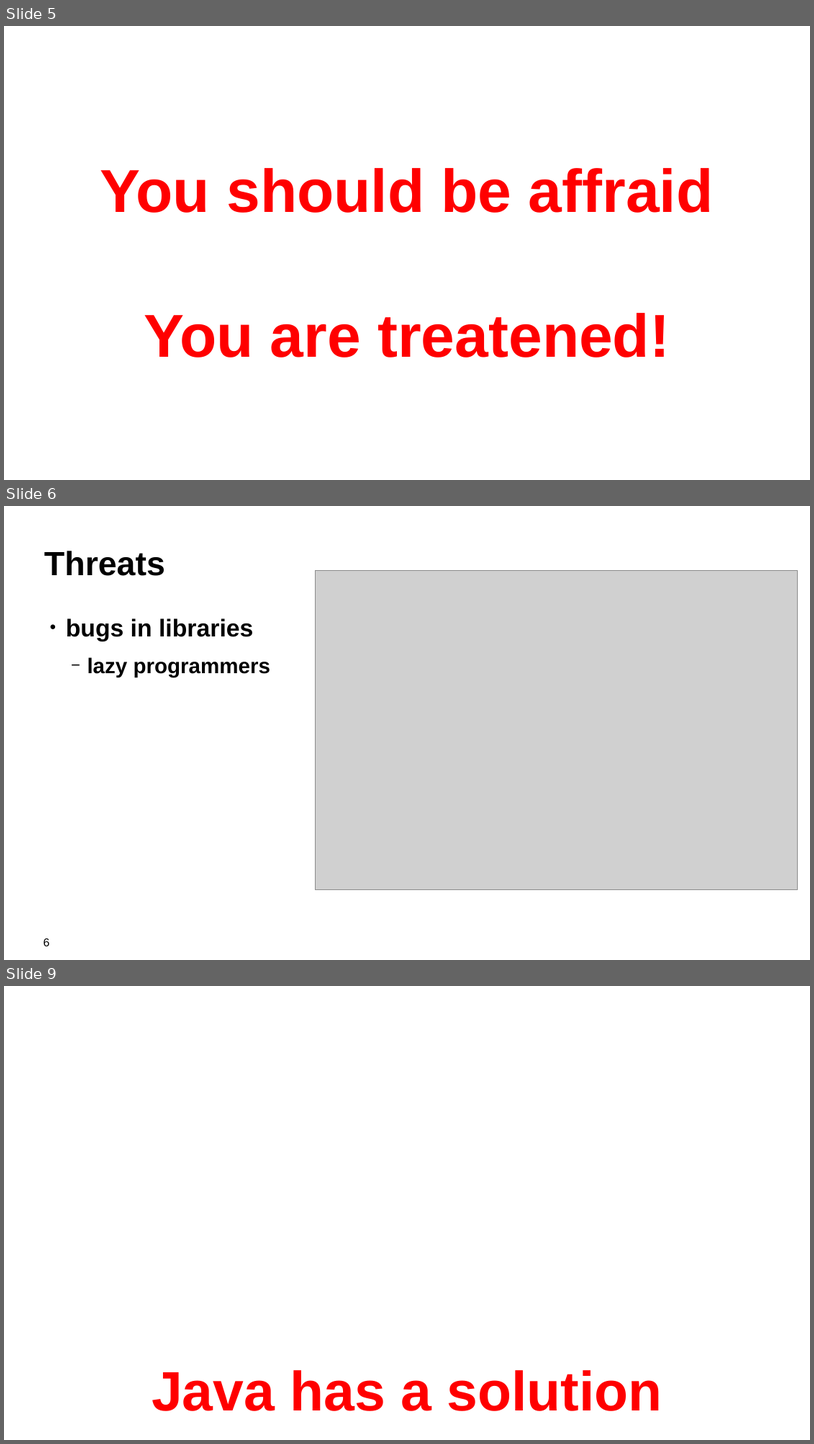
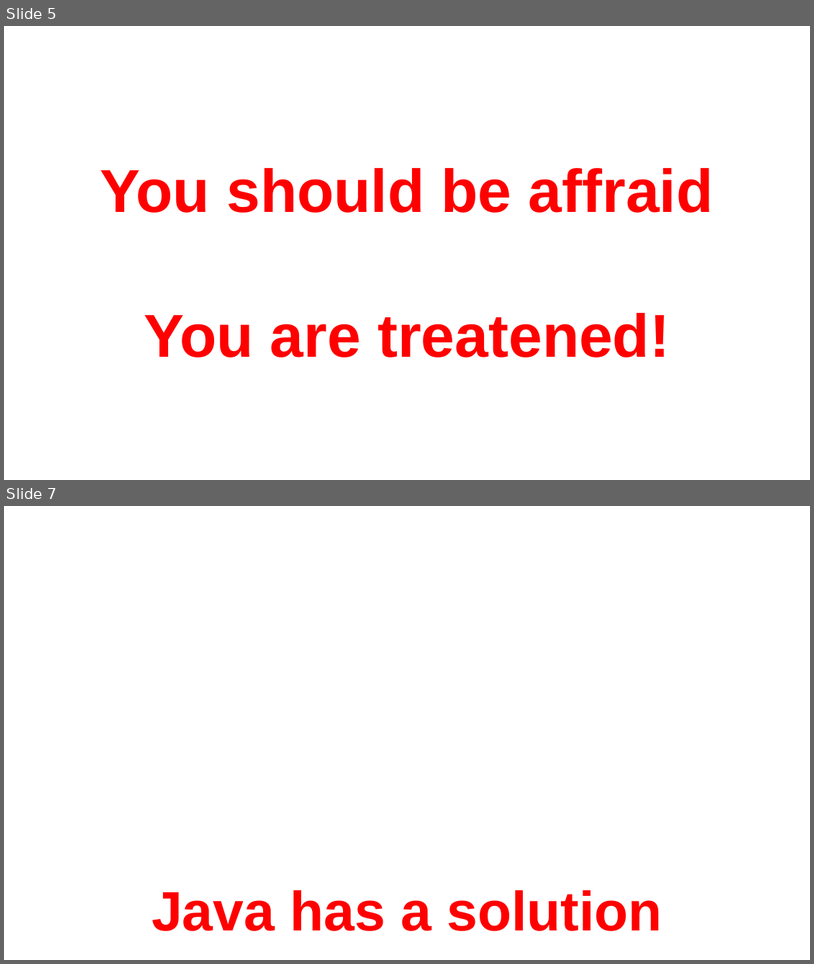
Before and after one commit to kwart/presentations, a slide deck: sec-man-reloaded.odp. Shown one above the other, each under a label of ours: slides 5, 6 and 9 before the commit, slides 5 and 7 after it; the slides between them are not shown. The pictures are 814x1444 and 814x964 pixels, drawn with LibreOffice and Linux fonts; fonts in the diff are those of the drawing; grey boxes stand for pictures; background and template pictures are left out. Boxes give left, top, right and bottom in pixels: in the first picture for what was removed or moved away, otherwise in the second. Text is boxed around its words. In the diff, an @@ line names an element or a change of style, - is before the commit and + after.

```diff
--- a/sec-man-reloaded.odp
+++ b/sec-man-reloaded.odp
@@ slide 6 removed at (x1=4, y1=506, x2=810, y2=960), background #FFFFFF @@
@@ title removed at (x1=44, y1=551, x2=165, y2=576) @@
-Threats
@@ picture removed at (x1=315, y1=570, x2=797, y2=890) @@
@@ text removed at (x1=66, y1=618, x2=271, y2=677) @@
-● bugs in libraries
-  − lazy programmers
@@ page number removed at (x1=44, y1=938, x2=50, y2=946) @@
-6
@@ what was slide 9 is now slide 7 @@
```
Also in this commit, not shown: 1 slide changed, 1 other slide removed.
